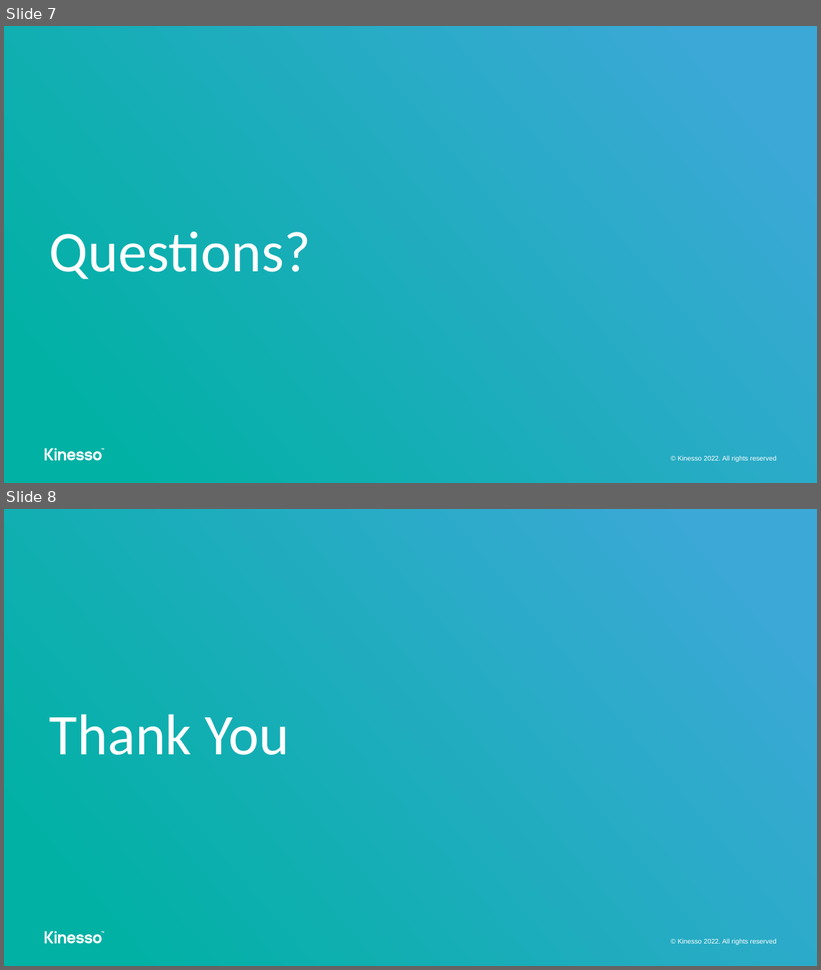
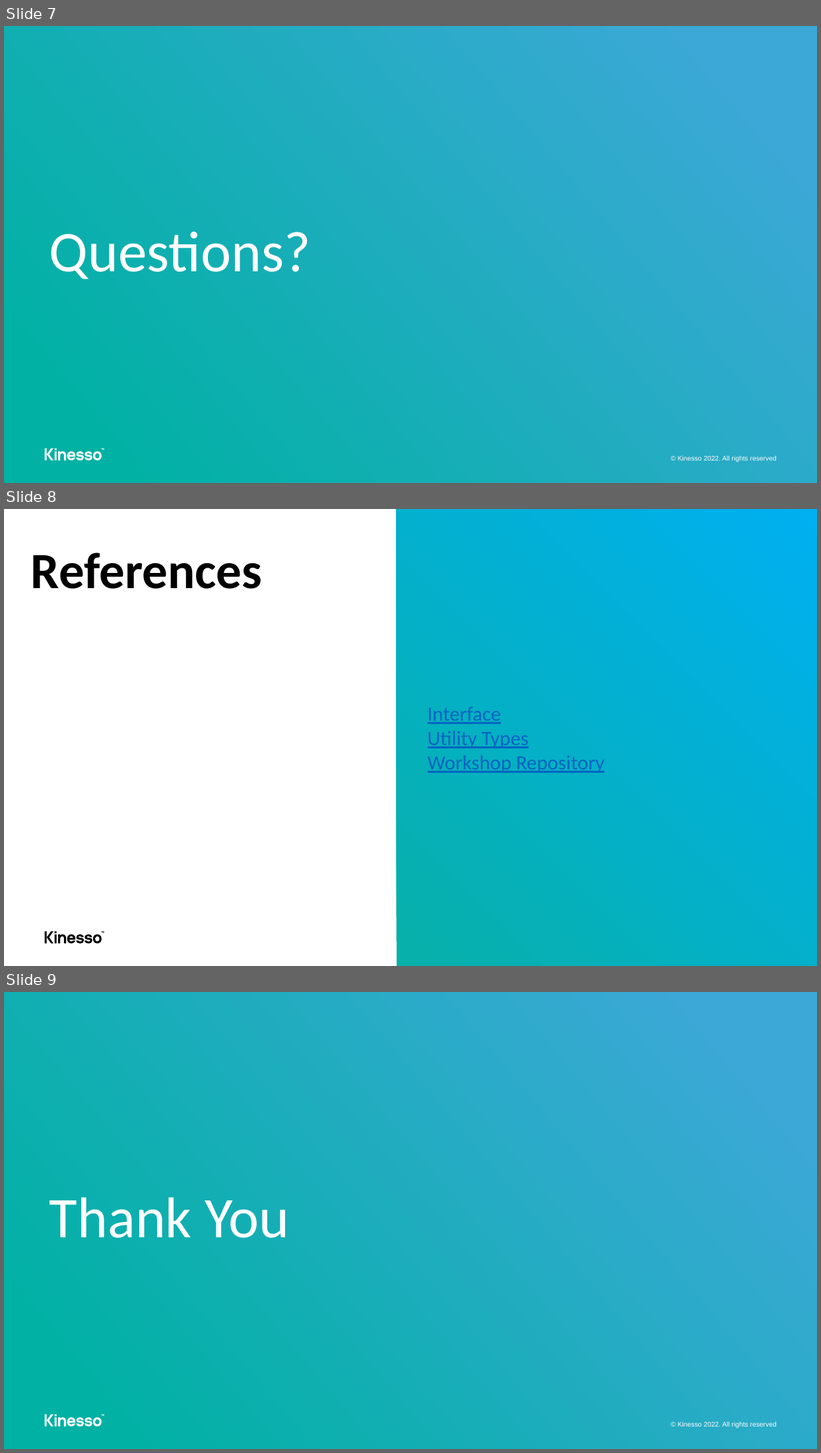
Before and after one commit to MehediKinesso50200/advance-typescript, a slide deck: advance-typescript.pptx. Shown one above the other, each under a label of ours: slides 7 and 8 before the commit, slides 7, 8 and 9 after it. The pictures are 821x970 and 821x1453 pixels, drawn with LibreOffice and Linux fonts; fonts in the diff are those of the drawing. Boxes give left, top, right and bottom in pixels: in the first picture for what was removed or moved away, otherwise in the second. Text is boxed around its words. In the diff, an @@ line names an element or a change of style, - is before the commit and + after.

Commit message:
update presentation

```diff
--- a/advance-typescript.pptx
+++ b/advance-typescript.pptx
@@ slide 8 added at (4,509,817,966), background #FFFFFF @@
@@ rectangle added at (397,509,817,966), fill gradient #07B0A8 to #00B0F0 @@
@@ title added at (31,553,262,589), 60 pt, text #000000, bold @@
+References
@@ text added at (428,707,605,773), 24 pt, text #0563C1, underline @@
+Interface
+Utility Types
+Workshop Repository
@@ group added at (45,931,104,944): 10 freeform shapes @@
@@ what was slide 8 is now slide 9 @@
```
Also in this commit, not shown: 10 other files.
